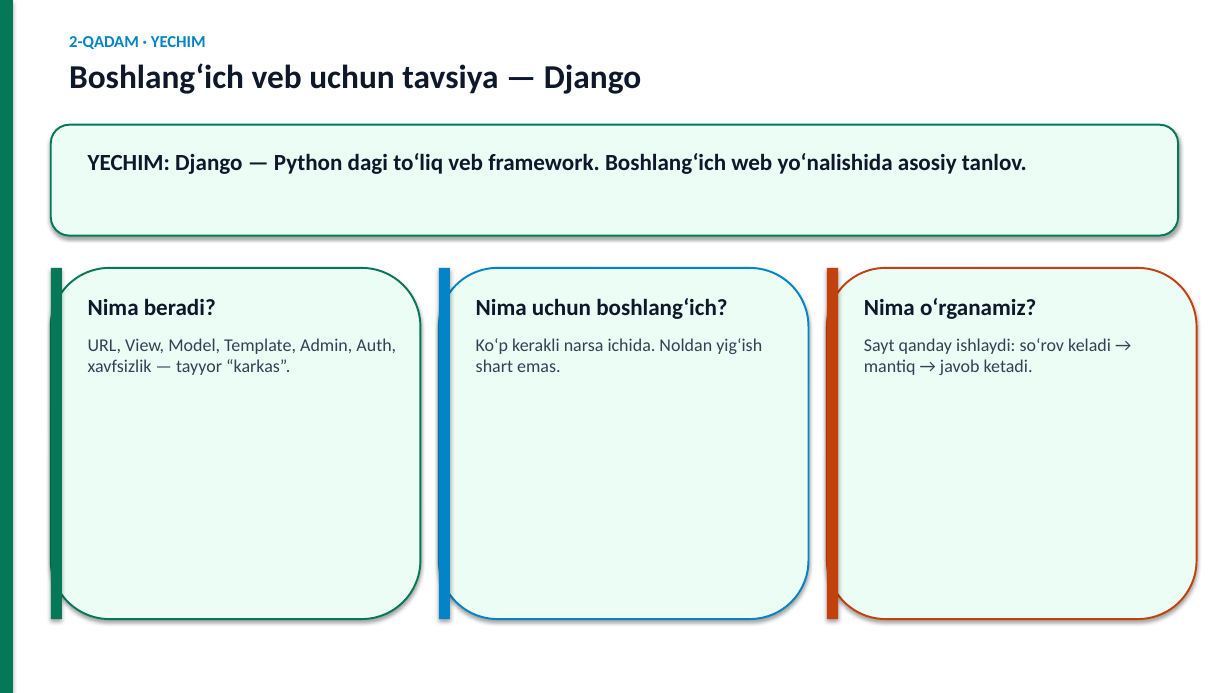
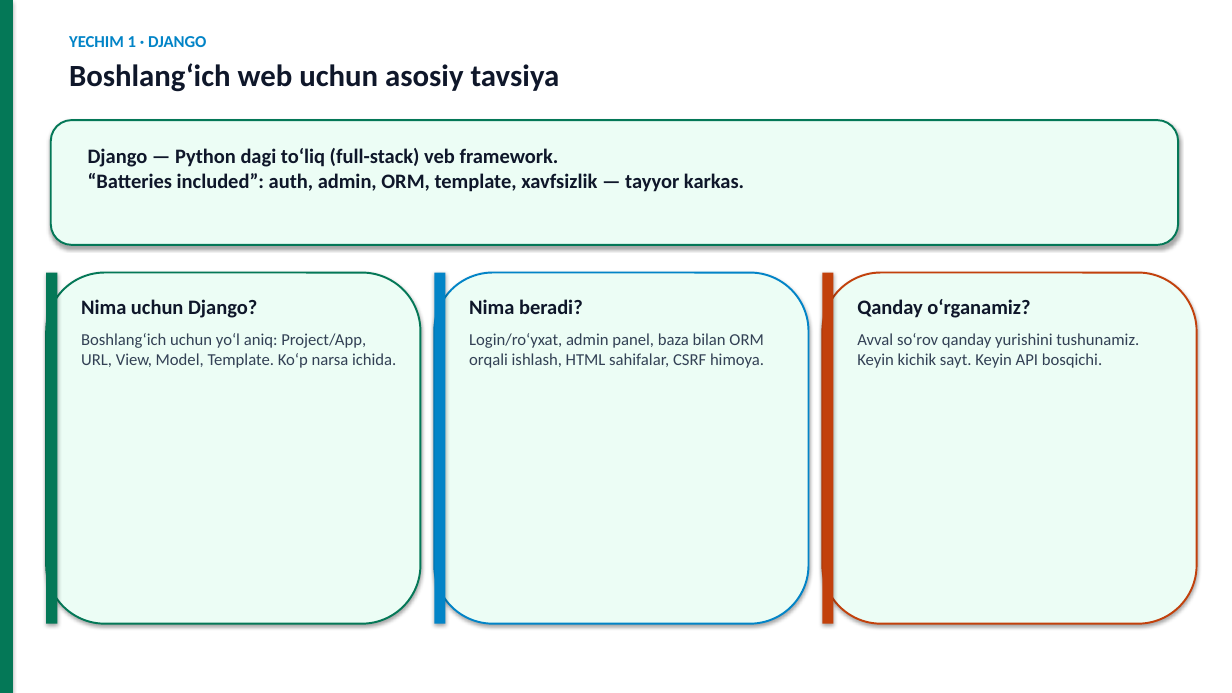
Before and after one commit to DilshodZokirov/bgalaxy-app, a slide deck: slide 10 of python-prezentatsiya/Python-Django-PBL-v5.pptx (slide 5 before the commit). Drawn at 1232x693 pixels with LibreOffice and Linux fonts; fonts in the diff are those of the drawing. Boxes give left, top, right and bottom in pixels: in the first picture for what was removed or moved away, otherwise in the second. Text is boxed around its words. In the diff, an @@ line names an element or a change of style, - is before the commit and + after.

```diff
--- a/python-prezentatsiya/Python-Django-PBL-v5.pptx
+++ b/python-prezentatsiya/Python-Django-PBL-v5.pptx
@@ text at [69,36,560,92]: text changed; size 26 to 24 pt @@
-2-QADAM · YECHIM
-Boshlang‘ich veb uchun tavsiya — Django
+YECHIM 1 · DJANGO
+Boshlang‘ich web uchun asosiy tavsiya
@@ rounded rectangle: place and size @@
-rounded rectangle at [51,125,1178,236]
+rounded rectangle at [51,120,1178,245]
@@ text at [88,148,744,192]: text changed; size 18 to 16 pt @@
-YECHIM: Django — Python dagi to‘liq veb framework. Boshlang‘ich web yo‘nalishida asosiy tanlov.
+Django — Python dagi to‘liq (full-stack) veb framework.
+“Batteries included”: auth, admin, ORM, template, xavfsizlik — tayyor karkas.
@@ rounded rectangle: place and size @@
-rounded rectangle at [51,268,421,619]
+rounded rectangle at [46,273,421,624]
@@ text at [81,299,396,368]: text changed; size 14 to 13 pt @@
-Nima beradi?
-URL, View, Model, Template, Admin, Auth, xavfsizlik — tayyor “karkas”.
+Nima uchun Django?
+Boshlang‘ich uchun yo‘l aniq: Project/App, URL, View, Model, Template. Ko‘p narsa ichida.
@@ rounded rectangle: place and size @@
-rounded rectangle at [439,268,809,619]
+rounded rectangle at [434,273,809,624]
@@ 3 rectangles: place and size @@
-3 rectangles at [51,268,838,619]
+3 rectangles at [46,273,834,624]
@@ text at [469,299,764,368]: text changed; size 14 to 13 pt @@
-Nima uchun boshlang‘ich?
-Ko‘p kerakli narsa ichida. Noldan yig‘ish shart emas.
+Nima beradi?
+Login/ro‘yxat, admin panel, baza bilan ORM orqali ishlash, HTML sahifalar, CSRF himoya.
@@ rounded rectangle: place and size @@
-rounded rectangle at [827,268,1197,619]
+rounded rectangle at [823,273,1197,624]
@@ text at [857,299,1139,368]: text changed; size 14 to 13 pt @@
-Nima o‘rganamiz?
-Sayt qanday ishlaydi: so‘rov keladi → mantiq → javob ketadi.
+Qanday o‘rganamiz?
+Avval so‘rov qanday yurishini tushunamiz. Keyin kichik sayt. Keyin API bosqichi.
```
Also in this commit, not shown: 5 other slides changed, 9 slides added, 7 slides removed, 4 other files.
